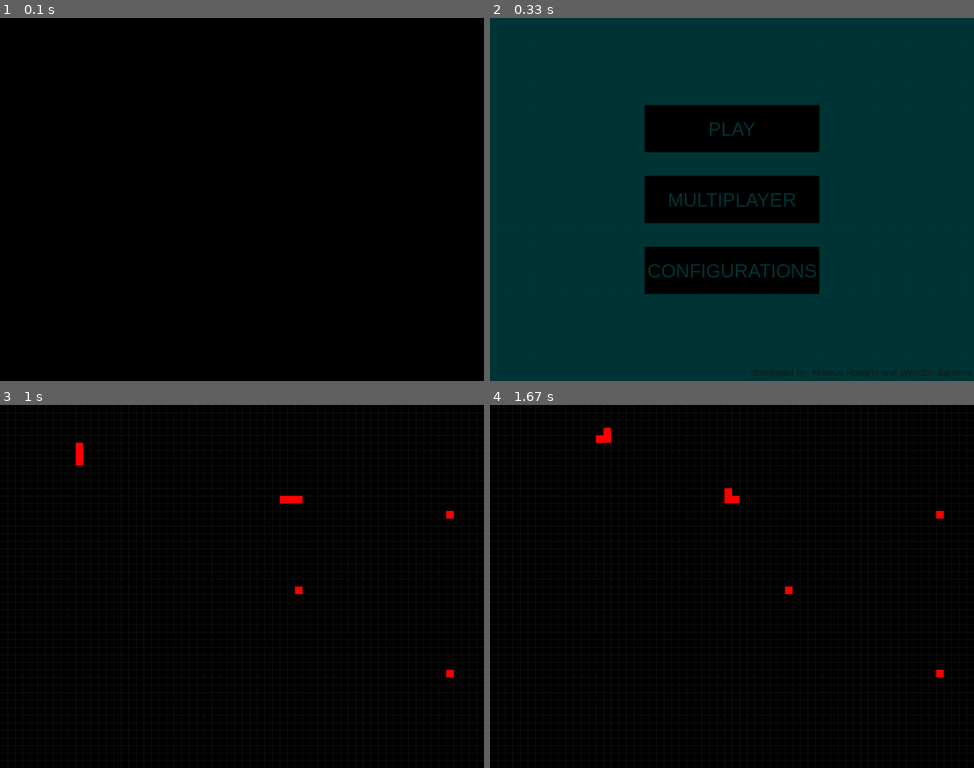
Above: before the commit, frames 1-4 (two rows, left to right).
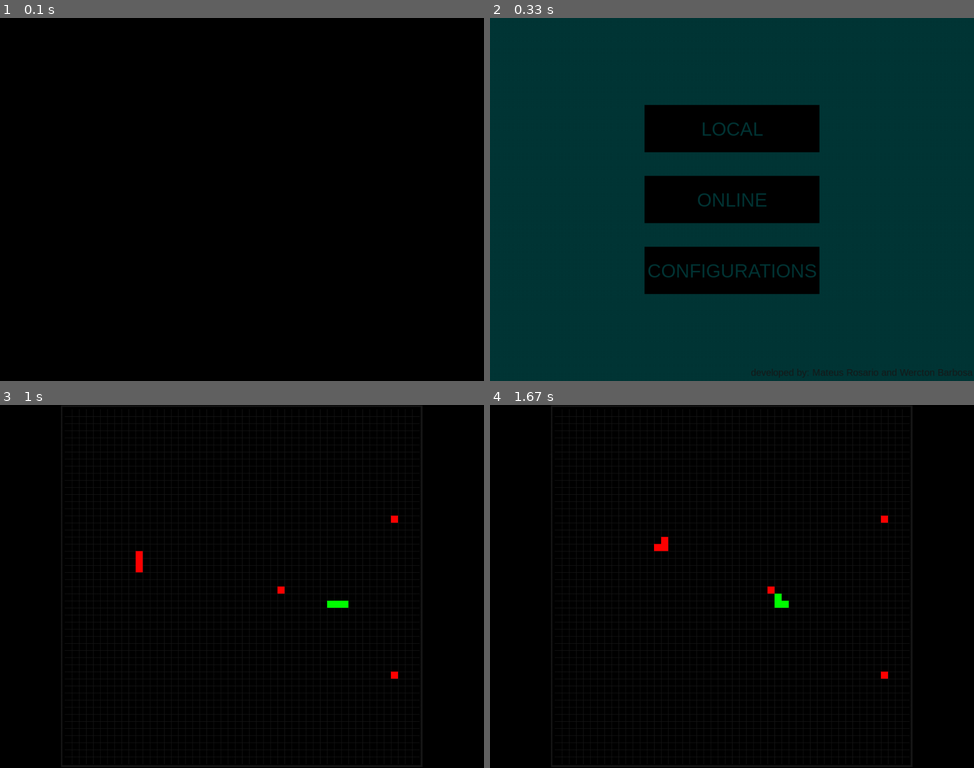
Above: after the commit, the same moments.

Repository: VVR-DEVS/snake-pygame
Game: pygame game, started from run.py
Same seed, same stepped clock (60 frames per second), same inputs: the game is played once before the commit and once after it.
Inputs:
- Up to frame 1 (0.1 s): no input
- Up to frame 2 (0.33 s): no input
- Up to frame 3 (1 s): tap Enter at 0.33 s; tap A at 0.67 s
- Up to frame 4 (1.67 s): hold Right 1.07-1.53 s; hold D 1.07-1.53 s; hold Up from 1.57 s (still down); hold W from 1.57 s (still down)

Frame 1 is identical in both runs. In frame 2, 0.6% of the frame differs, in the area x 37-63%, y 28-52%; in frame 3, 0.6%, in the area x 15-94%, y 10-76%; in frame 4, 0.6%.

Commit message:
Making grid size and renders indepedent of changes on window dimentions

Diff:
--- a/client/client.py
+++ b/client/client.py
@@ -1,6 +1,6 @@
 import socket
 from utils.position import Position
-from utils import PORT, HOST
+from utils import PORT, HOST, GREEN
 from elements.snake import Snake
 
 
@@ -58,7 +58,7 @@
         enemies_pos = []
         for snake_str in enemies_positions:
             id_enemy = Snake.id_str(snake_str)
-            enemies_pos.append((id_enemy, Snake(None, None, None, id_player=id_enemy, body=snake_str)))
+            enemies_pos.append((id_enemy, Snake(None, None, None, color=GREEN, id_player=id_enemy, body=snake_str)))
 
         return dict(enemies_pos)
 
--- a/elements/snake.py
+++ b/elements/snake.py
@@ -18,8 +18,7 @@
     LEFT = 'L'
 
 
-    def __init__(self, head, size, direction, id_player=None, body=None):
-        self.snake_skin = pg.Surface((TILESIZE, TILESIZE))
+    def __init__(self, head, size, direction, color=RED, id_player=None, body=None):
         self.id = id_player
         self.size = size
         self.direction = direction
@@ -27,12 +26,12 @@
         self.direction_changed = False
         self.alive = True
 
+        self.color = color
+
         if id_player is None:
             self.body = self.generate_body(3, head, self.LEFT)
-            self.snake_skin.fill((255, 0, 0))
         else:
             self.set_body(body)
-            self.snake_skin.fill((0, 255, 0))
 
 
     def generate_body(self, size, head, direction):
@@ -50,14 +49,19 @@
         for i in range(size):
             self.body.append(Position(self.body[-1].x, self.body[-1].y))
 
-    def draw(self, bildschirm):
+    def draw(self, window, start_grid_x, start_grid_y, tile_size):
+        snake_skin = pg.Surface((tile_size, tile_size))
+        if self.alive:
+            snake_skin.fill(self.color)
+        else:
+            snake_skin.fill((20, 50, 50))
         for pos in self.body:
-            bildschirm.blit(self.snake_skin, (int(pos[0]) * TILESIZE, int(pos[1]) * TILESIZE))
+            window.blit(snake_skin, (start_grid_x + int(pos[0]) * tile_size, start_grid_y + int(pos[1]) * tile_size))
 
-    def update(self):
+    def update(self, grid_width, grid_height):
         self.direction_changed = False
-        last_column = GRIDWIDTH
-        last_row = GRIDHEIGHT
+        last_column = grid_width - 1
+        last_row = grid_height - 1
 
         for i in range(len(self.body) - 1, 0, -1):
             self.body[i].set(self.body[i - 1][0], self.body[i - 1][1])
@@ -129,7 +133,6 @@
 
     def kill(self):
         self.alive = False
-        self.snake_skin.fill((20, 50, 50))
 
     @staticmethod
     def id_str(snake_str):
--- a/screens/game_screen.py
+++ b/screens/game_screen.py
@@ -13,6 +13,20 @@
     DISCONNECTED = 3
 
     def __init__(self):
+        self.grid_width = GRIDWIDTH
+        self.grid_height = GRIDHEIGHT
+        if WIDTH < HEIGHT:
+            self.tile_size  = int(WIDTH / self.grid_width)
+        else:
+            self.tile_size  = int(HEIGHT / self.grid_width)
+
+        self.start_grid_x = int((WIDTH - self.grid_width * self.tile_size)/2)
+        self.start_grid_y = int((HEIGHT - self.grid_height * self.tile_size)/2)
+
+        self.grid_rect = pg.Surface((self.grid_width * self.tile_size + self.tile_size, self.grid_height * self.tile_size + self.tile_size))
+        self.grid_rect.fill(GREY)
+        self.grid_rect.fill(BLACK, self.grid_rect.get_rect().inflate(-self.tile_size/2, -self.tile_size/2))
+
         self.state = self.CONNECTING
         self.connection = Client()
 
@@ -21,23 +35,50 @@
 
         self.num_players_match = 2
 
+    def try_connection(self, on_no_connection):
+        try:
+            position = self.connection.connect(self.num_players_match)
+            if position is None:
+                on_no_connection()
+            self.snake = Snake(position, 3, Snake.UP)
+            self.state = self.WAITING
+        except Exception as e:
+            print(f'Exceção: {str(e)}')
+            on_no_connection()
+
+    def update_enemies(self):
+        enemies_pos = self.connection.update_data(str(self.snake))
+
+        if not enemies_pos:
+            self.disconnect()
+            return
+
+        for id_enemy in enemies_pos:
+            for enemy in self.enemies:
+                if enemy.id == id_enemy:
+                    enemy.set_body(enemies_pos[id_enemy])
+
     def disconnect(self):
         self.state = self.DISCONNECTED
         self.connection.disconnect()
 
     def draw_grid(self, window):
-        # Drawing Vertical Lines
-        for x in range(1, GRIDWIDTH + 1):
-            pg.draw.line(window, GREY, (x * TILESIZE, 0), (x * TILESIZE, HEIGHT))
+        window.blit(self.grid_rect, (self.start_grid_x - self.tile_size/2, self.start_grid_y - self.tile_size/2))
 
         # Drawing Horizontal Lines
-        for y in range(1, GRIDHEIGHT + 1):
-            pg.draw.line(window, GREY, (0, y * TILESIZE), (WIDTH, y * TILESIZE))
+        for y in range(1, self.grid_height):
+            pg.draw.line(window, GREY, (self.start_grid_x, self.start_grid_y + y * self.tile_size),
+                (self.start_grid_x + self.grid_width * self.tile_size, self.start_grid_y + y * self.tile_size))
+
+        # Drawing Vertical Lines
+        for x in range(1, self.grid_width):
+            pg.draw.line(window, GREY, (self.start_grid_x + x * self.tile_size, self.start_grid_y),
+                (self.start_grid_x + x * self.tile_size, self.start_grid_y + self.grid_height * self.tile_size))
 
     def draw_snakes(self, window):
-        self.snake.draw(window)
+        self.snake.draw(window, self.start_grid_x, self.start_grid_y, self.tile_size)
         for snake in self.enemies:
-            snake.draw(window)
+            snake.draw(window, self.start_grid_x, self.start_grid_y, self.tile_size)
 
     def draw(self, window):
         window.fill(BLACK)
@@ -65,7 +106,7 @@
 
         if self.state == self.PLAYING:
             self.events(context)
-            self.snake.update()
+            self.snake.update(self.grid_width, self.grid_height)
             self.update_enemies()
             self.draw(context.window)
         if self.state == self.DISCONNECTED:
@@ -88,27 +129,3 @@
                     context.exit_app()
                 elif event.key == pg.K_BACKSPACE:
                     context.pop_screen()
-
-
-    def try_connection(self, on_no_connection):
-        try:
-            position = self.connection.connect(self.num_players_match)
-            if position is None:
-                on_no_connection()
-            self.snake = Snake(position, 3, Snake.UP)
-            self.state = self.WAITING
-        except Exception as e:
-            print(f'Exceção: {str(e)}')
-            on_no_connection()
-
-    def update_enemies(self):
-        enemies_pos = self.connection.update_data(str(self.snake))
-
-        if not enemies_pos:
-            self.disconnect()
-            return
-
-        for id_enemy in enemies_pos:
-            for enemy in self.enemies:
-                if enemy.id == id_enemy:
-                    enemy.set_body(enemies_pos[id_enemy])
--- a/screens/local_game_screen.py
+++ b/screens/local_game_screen.py
@@ -6,37 +6,54 @@
 
 class LocalGameScreen(Screen):
 
+    def __init__(self):
+        self.grid_width = GRIDWIDTH
+        self.grid_height = GRIDHEIGHT
+        if WIDTH < HEIGHT:
+            self.tile_size  = int(WIDTH / self.grid_width)
+        else:
+            self.tile_size  = int(HEIGHT / self.grid_width)
 
-    def __init__(self):
-        self.snake = Snake(Position(10, 10), 3, Snake.UP)
-        self.snakeP2 = Snake(Position(40, 10), 3, Snake.DOWN)
+        self.start_grid_x = int((WIDTH - self.grid_width * self.tile_size)/2)
+        self.start_grid_y = int((HEIGHT - self.grid_height * self.tile_size)/2)
+
+        self.grid_rect = pg.Surface((self.grid_width * self.tile_size + self.tile_size, self.grid_height * self.tile_size + self.tile_size))
+        self.grid_rect.fill(GREY)
+        self.grid_rect.fill(BLACK, self.grid_rect.get_rect().inflate(-self.tile_size/2, -self.tile_size/2))
+
+        self.snake = Snake(Position(10, int(self.grid_height/2)), 3, Snake.UP, color=RED)
+        self.snakeP2 = Snake(Position(self.grid_width - 10, int(self.grid_height/2)), 3, Snake.DOWN, color=GREEN)
         self.snakes = [self.snake, self.snakeP2]
         self.foods = []
         self.max_food_qty = 3
 
     def draw_grid(self, window):
-        # Drawing Vertical Lines
-        for x in range(1, GRIDWIDTH + 1):
-            pg.draw.line(window, GREY, (x * TILESIZE, 0), (x * TILESIZE, HEIGHT))
+        window.blit(self.grid_rect, (self.start_grid_x - self.tile_size/2, self.start_grid_y - self.tile_size/2))
 
         # Drawing Horizontal Lines
-        for y in range(1, GRIDHEIGHT + 1):
-            pg.draw.line(window, GREY, (0, y * TILESIZE), (WIDTH, y * TILESIZE))
+        for y in range(1, self.grid_height):
+            pg.draw.line(window, GREY, (self.start_grid_x, self.start_grid_y + y * self.tile_size),
+                (self.start_grid_x + self.grid_width * self.tile_size, self.start_grid_y + y * self.tile_size))
+
+        # Drawing Vertical Lines
+        for x in range(1, self.grid_width):
+            pg.draw.line(window, GREY, (self.start_grid_x + x * self.tile_size, self.start_grid_y),
+                (self.start_grid_x + x * self.tile_size, self.start_grid_y + self.grid_height * self.tile_size))
 
     def draw_snakes(self, window):
         for snake in self.snakes:
-            snake.draw(window)
+            snake.draw(window, self.start_grid_x, self.start_grid_y, self.tile_size)
 
     def draw_food(self, window):
-        surf = pg.Surface((TILESIZE, TILESIZE))
+        surf = pg.Surface((self.tile_size, self.tile_size))
         surf.fill((255, 0, 0))
         for food in self.foods:
-            window.blit(surf, (food.x * TILESIZE, food.y * TILESIZE))
+            window.blit(surf, (self.start_grid_x + food.x * self.tile_size, self.start_grid_y + food.y * self.tile_size))
 
     def run(self, context):
         self.events(context)
         for snake in self.snakes:
-            snake.update()
+            snake.update(self.grid_width, self.grid_height)
         self.spawn_food()
         self.verify_collisions()
         self.draw(context.window)
@@ -74,7 +91,7 @@
         :return: None
         """
         if len(self.foods) < self.max_food_qty:
-            self.foods.append(Position.random_position(0, 0, GRIDWIDTH, GRIDHEIGHT))
+            self.foods.append(Position.random_position(0, 0, self.grid_width, self.grid_height))
 
 
     def events(self, context):
--- a/screens/menus/start_screen.py
+++ b/screens/menus/start_screen.py
@@ -10,8 +10,8 @@
 
     def __init__(self):
         self.font = pg.font.SysFont('arial', 40)
-        self.button_play = Button(WIDTH / 2 - 185, HEIGHT / 2 - 200, 'PLAY', self.font)
-        self.button_play_multiplayer = Button(WIDTH / 2 - 185, HEIGHT / 2 - 50, 'MULTIPLAYER', self.font)
+        self.button_play = Button(WIDTH / 2 - 185, HEIGHT / 2 - 200, 'LOCAL', self.font)
+        self.button_play_multiplayer = Button(WIDTH / 2 - 185, HEIGHT / 2 - 50, 'ONLINE', self.font)
         self.button_configs = Button(WIDTH / 2 - 185, HEIGHT / 2 + 100, 'CONFIGURATIONS', self.font)
 
 
--- a/utils/__init__.py
+++ b/utils/__init__.py
@@ -1,3 +1,3 @@
 from utils.position import Position
 from utils.settingsload import Setting
-from utils.constants import TITLE, WIDTH, HEIGHT, WINDOW_SIZE, FPS, BLACK, GREY, PURPLE, BLUE, PINK, TILESIZE, GRIDWIDTH, GRIDHEIGHT, NUM_PLAYERS_MATCHES, PORT, HOST, BUTTONWIDTH, BUTTONHEIGHT
+from utils.constants import TITLE, WIDTH, HEIGHT, WINDOW_SIZE, FPS, BLACK, GREY, PURPLE, BLUE, PINK, RED, GREEN, TILESIZE, GRIDWIDTH, GRIDHEIGHT, NUM_PLAYERS_MATCHES, PORT, HOST, BUTTONWIDTH, BUTTONHEIGHT
--- a/utils/constants.py
+++ b/utils/constants.py
@@ -10,11 +10,13 @@
 PURPLE = (128, 0, 128)
 BLUE = (0, 55, 55)
 PINK = (248, 24, 148)
+RED = (255, 0, 0)
+GREEN = (0, 255, 0)
 
 # GAME WORK SETTINGS
 TILESIZE = 16
-GRIDWIDTH = 63
-GRIDHEIGHT = 47
+GRIDWIDTH = 50
+GRIDHEIGHT = 50
 
 # Possible number of player in matches
 NUM_PLAYERS_MATCHES = [2, 4]
--- a/utils/position.py
+++ b/utils/position.py
@@ -31,4 +31,4 @@
 
     @staticmethod
     def random_position(min_x, min_y, max_x, max_y):
-        return Position(random.randint(min_x, max_x), random.randint(min_y, max_y))
+        return Position(random.randint(min_x, max_x - 1), random.randint(min_y, max_y - 1))
